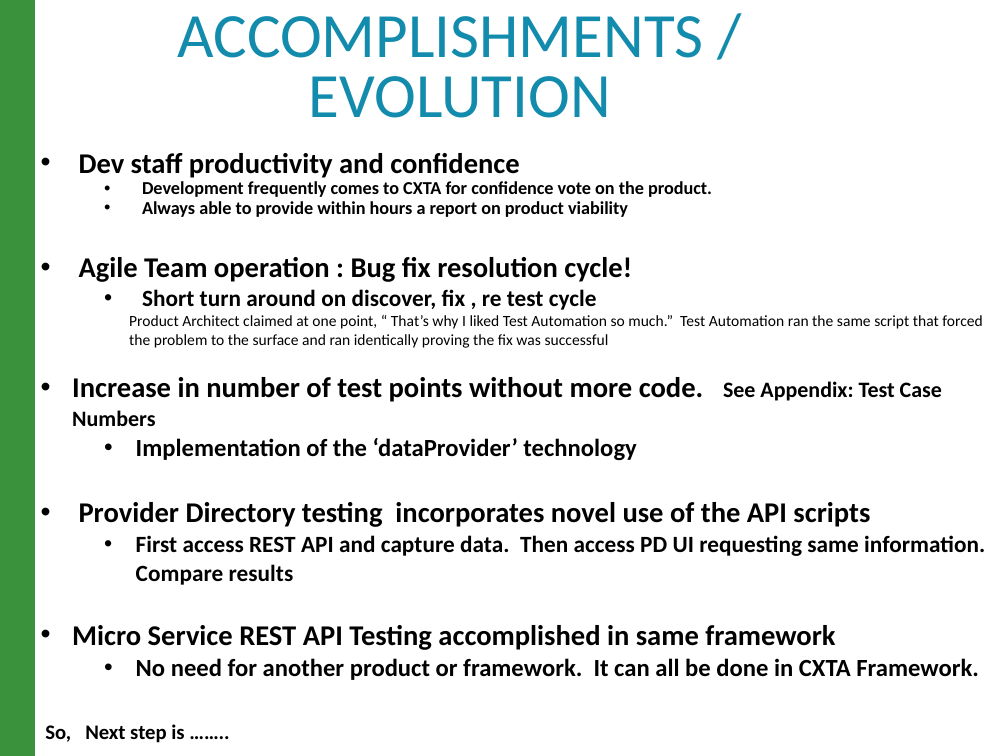
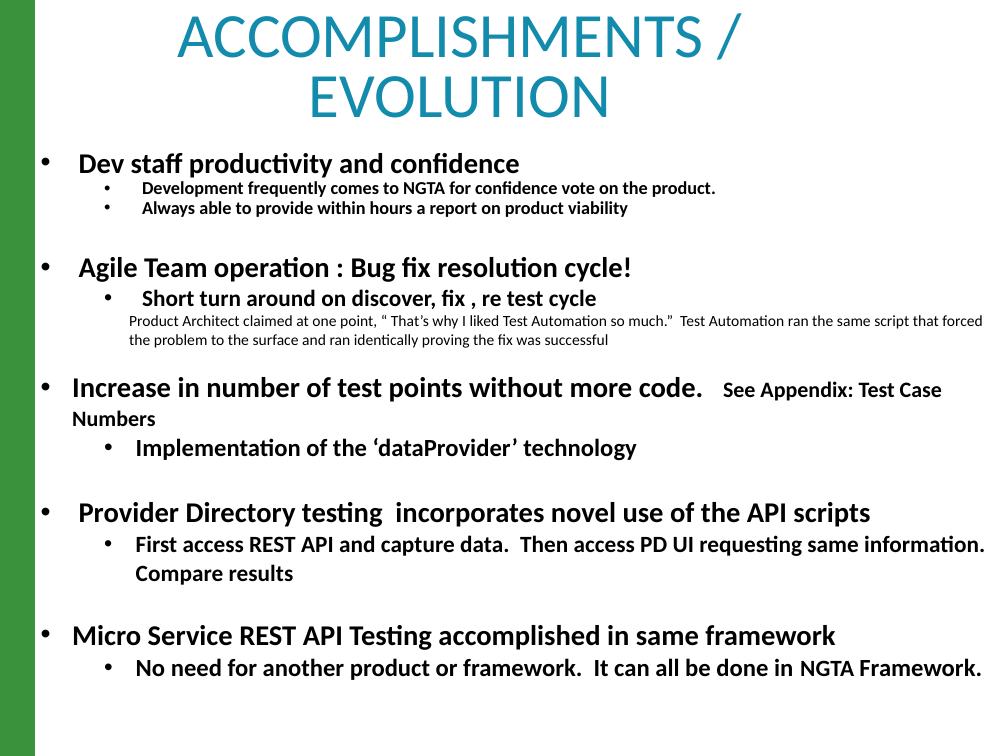
Before and after one commit to raghav9329/mainProf, a slide deck: slide 5 of CurrentWork_Delta/CX_StrategyPowerPoint.pptx. Drawn at 1008x756 pixels with LibreOffice and Linux fonts; fonts in the diff are those of the drawing. Boxes give left, top, right and bottom in pixels: in the first picture for what was removed or moved away, otherwise in the second. Text is boxed around its words. In the diff, an @@ line names an element or a change of style, - is before the commit and + after.

```diff
--- a/CurrentWork_Delta/CX_StrategyPowerPoint.pptx
+++ b/CurrentWork_Delta/CX_StrategyPowerPoint.pptx
@@ text at bbox=[142, 181, 716, 197]: text changed @@
-  • Development frequently comes to CXTA for confidence vote on the product.
+  • Development frequently comes to NGTA for confidence vote on the product.
@@ text at bbox=[136, 658, 982, 680]: text changed @@
-  • No need for another product or framework. It can all be done in CXTA Framework.
-So, Next step is ……..
+  • No need for another product or framework. It can all be done in NGTA Framework.
```
Also in this commit, not shown: 10 other slides changed, 10 other files.
